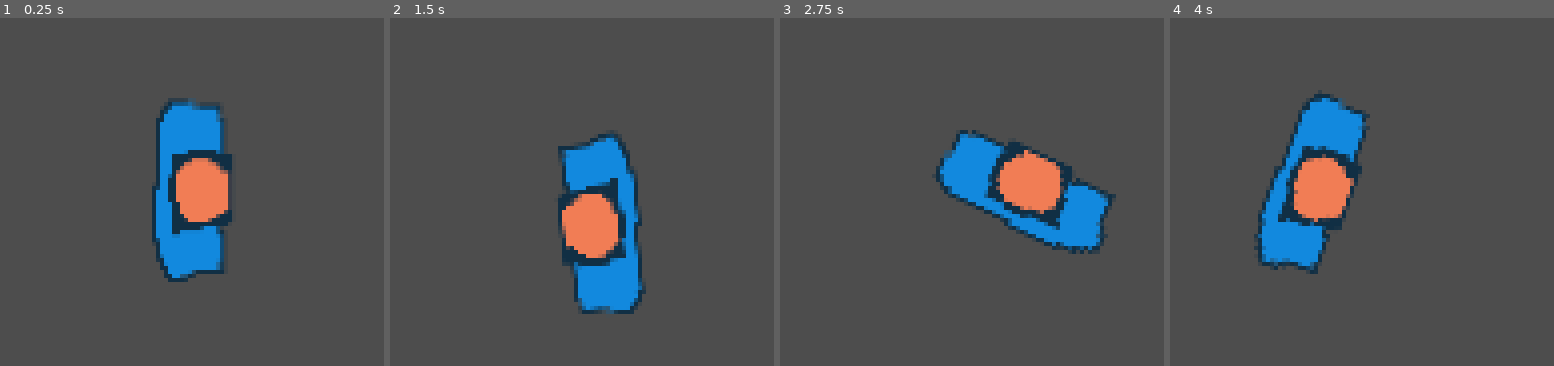
Above: before the commit, frames 1-4 (left to right).
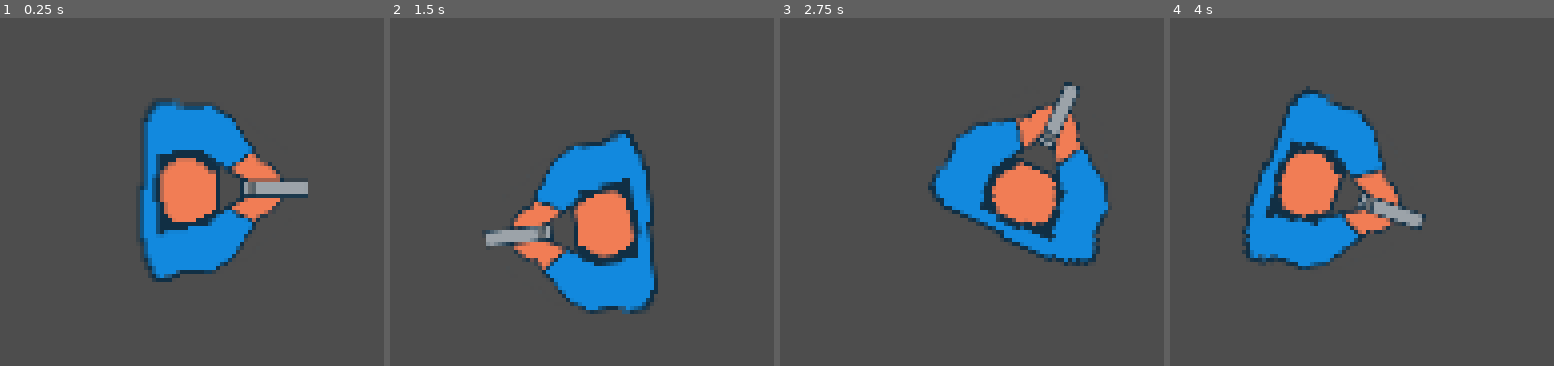
Above: after the commit, the same moments.

Repository: cc-noppy/HM
Game: Godot game, scene res://scenes/levels/level.tscn
The game is run twice, just before and just after one commit, with the same random seed, the same clock (stepped at 60 frames per second) and the same inputs.
Inputs (mouse positions are in pixels of both pictures, inside the frame that each line leads up to):
- Up to frame 1 (0.25 s): no input
- Up to frame 2 (1.5 s): tap Enter at 0.5 s; move the mouse to (outside the picture) at 0.52 s; hold D (right) 0.53-1.28 s; move the mouse to (outside the picture) at 1.27 s; hold S (down) from 1.28 s (still down)
- Up to frame 3 (2.75 s): move the mouse to (outside the picture) at 2.02 s; release S (down) at 2.03 s; hold D (right) from 2.03 s (still down)
- Up to frame 4 (4 s): move the mouse to (outside the picture) at 2.77 s; release D (right) at 2.78 s; hold W (up) 2.78-3.53 s; move the mouse to (outside the picture) at 3.52 s; hold A (left) from 3.53 s (still down)

The runs differ from the first frame. In frame 1, 9.5% of the frame differs, in the area x 36-81%, y 22-76%; in frame 2, 9.3%; in frame 3, 9.3%; in frame 4, 9.4%.

Commit message:
Add files via upload

Diff:
--- a/scenes/player/player.tscn
+++ b/scenes/player/player.tscn
@@ -1,21 +1,31 @@
-[gd_scene load_steps=4 format=3 uid="uid://cj45gqgstg3ff"]
+[gd_scene load_steps=5 format=3 uid="uid://cj45gqgstg3ff"]
 
 [ext_resource type="Script" path="res://scenes/player/player.gd" id="1_2f1nt"]
-[ext_resource type="Texture2D" uid="uid://cluwhm57yn43f" path="res://graphics/player/player_test.png" id="1_qhi2j"]
+[ext_resource type="Texture2D" uid="uid://jvgvqo8erlgo" path="res://graphics/player/player_pistol_equip.png" id="2_3x780"]
+[ext_resource type="PackedScene" uid="uid://3tt5gupkpacp" path="res://scenes/bullet/bullet.tscn" id="2_tem56"]
 
-[sub_resource type="CircleShape2D" id="CircleShape2D_0jqo4"]
+[sub_resource type="RectangleShape2D" id="RectangleShape2D_xwcdi"]
+size = Vector2(39.5534, 33.6108)
 
 [node name="player" type="CharacterBody2D"]
 collision_mask = 31
 script = ExtResource("1_2f1nt")
+bullet = ExtResource("2_tem56")
 
 [node name="sprite" type="Sprite2D" parent="."]
 position = Vector2(6, 1)
 rotation = -1.5708
 scale = Vector2(0.704846, 0.646207)
-texture = ExtResource("1_qhi2j")
+texture = ExtResource("2_3x780")
 
 [node name="CollisionShape2D" type="CollisionShape2D" parent="."]
+position = Vector2(6.0922, 0.999974)
 rotation = -1.5708
 scale = Vector2(1.54222, 1.36312)
-shape = SubResource("CircleShape2D_0jqo4")
+shape = SubResource("RectangleShape2D_xwcdi")
+
+[node name="EndOfGun" type="Marker2D" parent="."]
+position = Vector2(39, 0)
+
+[node name="GunDirection" type="Marker2D" parent="."]
+position = Vector2(40, 0)
